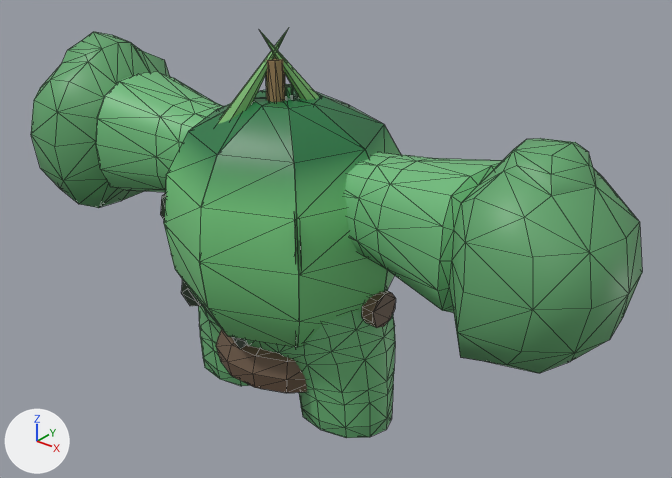
An edit to the glTF model orchard/assets/models/real/watermelon.glb, drawn before and after from the same camera.
Both versions are drawn from a 50 mm camera at (1.675, -1.855, 1.824) aimed at (0.113, 0.098, 0.614). Every picture has the same lights, and +X, +Y and +Z are marked at lower left. The older version comes first. Mesh edges are drawn as thin lines. Where no turn or scale is listed for an object, it has been applied to the vertices. Vertices at exactly the same position are counted once.

The first picture shows 'Arm_L', 'Arm_R', 'Body', 'Cylinder', 'FruitBody', 'Torus'.
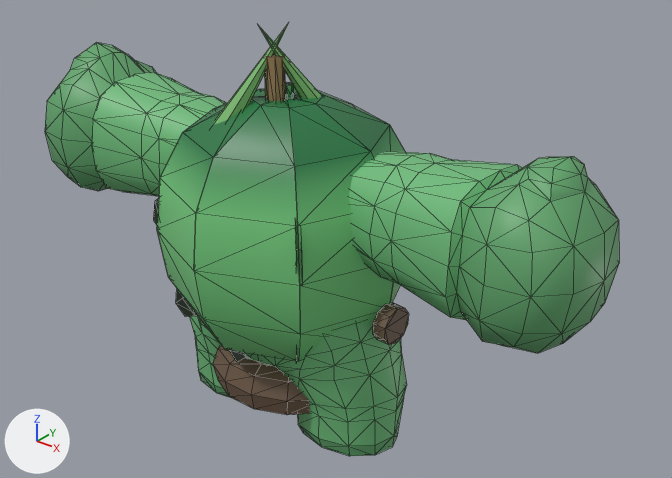
Where the newer file only moved an object's origin or applied its transform, the numbers keep the older frame.

Changed parts and their boxes [x1, y1, x2, y2] in the pictures (672 x 478 px; the box of a moved part takes in the faces that stretch with it):
'FruitBody', reshaped, moved, rescaled
    before: [160, 29, 401, 349]
    after: [153, 24, 405, 363]
'Arm_L', reshaped, moved, rescaled (9% narrower, 14% shorter)
    before: [345, 138, 642, 373]
    after: [349, 151, 619, 353]
'Arm_R', reshaped, moved, rescaled (12% shorter)
    before: [31, 32, 223, 208]
    after: [45, 42, 226, 196]
'Body', moved, rescaled
    before: [198, 289, 395, 438]
    after: [190, 316, 407, 456]
'Torus', moved, rescaled (7% wider, 8% taller)
    before: [216, 329, 307, 393]
    after: [213, 346, 310, 415]
'Cylinder', moved, rescaled (13% taller)
    before: [362, 290, 396, 328]
    after: [373, 302, 409, 345]
part 4 of me_slice, moved or reshaped
    before: [199, 104, 401, 347]
    after: [194, 104, 405, 361]

Patch to the scene script:
```diff
--- a/orchard/assets/models/real/watermelon.glb.py
+++ b/orchard/assets/models/real/watermelon.glb.py
@@ me_cubeziercurve_004 @@
 # used by ob_arm_l; location = (0.0, 0.0, 0.058); scale = (0.541, 0.541, 0.541)
-me_cubeziercurve_004.from_pydata(...)  # 147 vertices, 276 faces; spans x -0.01..1.92, y -0.45..0.51, z 0.88..1.93
+me_cubeziercurve_004.from_pydata(...)  # 147 vertices, 276 faces; spans x 0.15..1.7, y -0.34..0.42, z 1.01..1.86
+# me_cubeziercurve_004 part 1: 147 of 147 vertices moved; they spanned x -0.01..1.92, y -0.45..0.51, z 0.88..1.93 and now span x 0.15..1.7, y -0.34..0.42, z 1.01..1.86; mean shift (0.01, 0.01, 0.01)
 me_cubeziercurve_004.materials.append(mat_main_001)
@@ me_cubeziercurve_000 @@
 # used by ob_arm_r; location = (0.0, 0.0, 0.058); scale = (0.541, 0.541, 0.541)
-me_cubeziercurve_000.from_pydata(...)  # 147 vertices, 276 faces; spans x -1.92..0.01, y -0.45..0.51, z 0.88..1.93
+me_cubeziercurve_000.from_pydata(...)  # 147 vertices, 276 faces; spans x -1.7..-0.15, y -0.34..0.42, z 1.01..1.86
+# me_cubeziercurve_000 part 2: 147 of 147 vertices moved; they spanned x -1.92..0.01, y -0.45..0.51, z 0.88..1.93 and now span x -1.7..-0.15, y -0.34..0.42, z 1.01..1.86; mean shift (-0.01, 0.01, 0.01)
 me_cubeziercurve_000.materials.append(mat_main_002)
@@ me_cylinder_001 @@
-me_cylinder_001.from_pydata(...)  # 20 vertices, 36 faces; spans x 0.3183..0.3624, y -0.044..0.0589, z 0.3885..0.4965
+me_cylinder_001.from_pydata(...)  # 20 vertices, 36 faces; spans x 0.359..0.4057, y -0.0462..0.0629, z 0.3491..0.4635
+# me_cylinder_001 part 3: the whole mesh is scaled about its middle by 1.06, then moved by (0.0421, 0.0009, -0.0362)
 me_cylinder_001.materials.append(mat_gearskin)
@@ me_slice @@
 # used by ob_fruitbody; location = (0.0, 0.0, 0.058); scale = (0.541, 0.541, 0.541)
-me_slice.from_pydata(...)  # 1640 vertices, 1723 faces; spans x -0.72..0.68, y -0.64..0.71, z 0.4..2.19
+me_slice.from_pydata(...)  # 1636 vertices, 1725 faces; spans x -0.72..0.68, y -0.64..0.71, z 0.4..2.19
+# me_slice part 4
+# 16 vertices are removed from x -0.64..0.51, y -0.47..0.49, z 0.64..1.66
+# 113 faces are deleted
+# 12 vertices are added at x -0.68..0.42, y -0.61..0.46, z 0.7..1.43
+# 115 new faces join them, mat_fruitskin
 me_slice.materials.append(mat_fruitskin)
@@ me_torus @@
-me_torus.from_pydata(...)  # 112 vertices, 224 faces; spans x -0.234..0.234, y -0.217..0.237, z 0.1..0.285
+me_torus.from_pydata(...)  # 112 vertices, 224 faces; spans x -0.248..0.248, y -0.229..0.251, z 0.028..0.224
+# me_torus part 5: the whole mesh is scaled about its middle by 1.06, then moved by (0.0, 0.001, -0.067)
 me_torus.materials.append(mat_gearskin_002)
@@ ob_arm_l @@
 ob_arm_l = bpy.data.objects.new('Arm_L', me_cubeziercurve_004)
-ob_arm_l.location = (0.0, 0.0, 0.058)
-ob_arm_l.scale = (0.541, 0.541, 0.541)
+ob_arm_l.location = (0.0, 0.0, 0.002)
+ob_arm_l.scale = (0.574, 0.574, 0.574)
@@ ob_arm_r @@
 ob_arm_r = bpy.data.objects.new('Arm_R', me_cubeziercurve_000)
-ob_arm_r.location = (0.0, 0.0, 0.058)
-ob_arm_r.scale = (0.541, 0.541, 0.541)
+ob_arm_r.location = (0.0, 0.0, 0.002)
+ob_arm_r.scale = (0.574, 0.574, 0.574)
@@ ob_body @@
 ob_body = bpy.data.objects.new('Body', me_cubeziercurve_002)
-ob_body.location = (0.0, 0.0, 0.058)
-ob_body.scale = (0.541, 0.541, 0.541)
+ob_body.location = (0.0, 0.0, 0.002)
+ob_body.scale = (0.574, 0.574, 0.574)
@@ ob_fruitbody @@
 ob_fruitbody = bpy.data.objects.new('FruitBody', me_slice)
-ob_fruitbody.location = (0.0, 0.0, 0.058)
-ob_fruitbody.scale = (0.541, 0.541, 0.541)
+ob_fruitbody.location = (0.0, 0.0, 0.002)
+ob_fruitbody.scale = (0.574, 0.574, 0.574)
```
